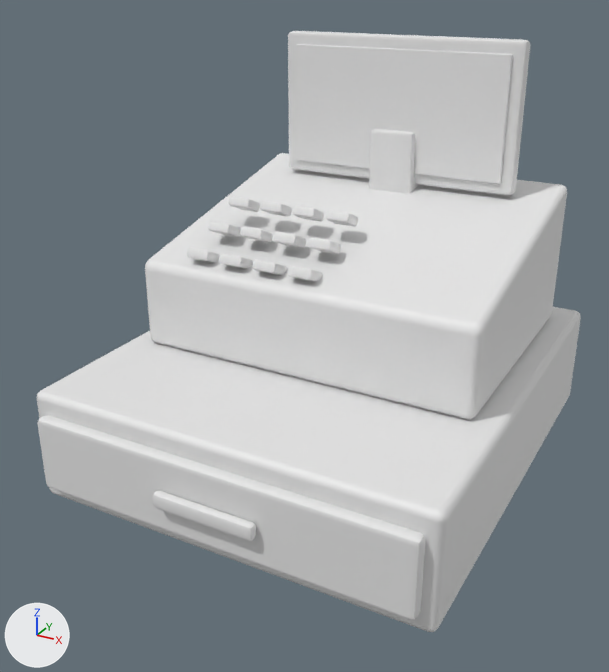
The FBX model Geode/Assets/GeodeEmpire/Models/Props/prop_register.fbx, before and after one commit.
Rendered twice from a camera (50 mm lens) standing at (0.282, -0.559, 0.377) and looking at (-0.009, -0.03, 0.112). The lights are fixed; the arrows at lower left show +X, +Y and +Z. The first picture is the older version. Where no turn or scale is listed for an object, it has been applied to the vertices.

Names of what the first picture shows: 'prop_register'.
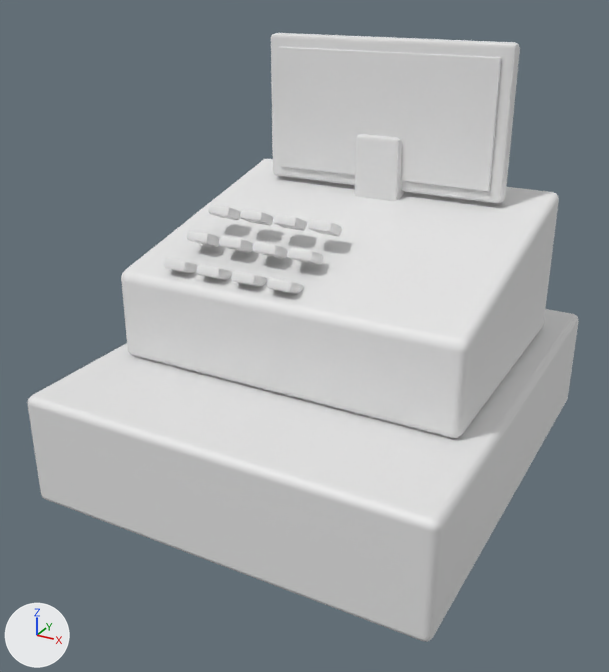
Changed parts and their boxes [x1, y1, x2, y2] in the pictures (609 x 672 px; the box of a moved part takes in the faces that stretch with it):
'prop_register', reshaped: before [37, 31, 581, 632]; after [28, 33, 579, 642]
part 1 of me_prop_register_mesh_001, moved or reshaped: before [37, 307, 581, 632]; after [28, 309, 579, 642]
part 2 of me_prop_register_mesh_001, moved or reshaped: before [145, 153, 567, 419]; after [121, 159, 559, 438]
part 3 of me_prop_register_mesh_001, moved or reshaped: before [187, 248, 220, 263]; after [164, 258, 198, 273]
part 4 of me_prop_register_mesh_001, moved or reshaped: before [208, 221, 241, 237]; after [187, 230, 220, 247]
part 5 of me_prop_register_mesh_001, moved or reshaped: before [228, 196, 260, 212]; after [208, 204, 241, 220]
part 6 of me_prop_register_mesh_001, moved or reshaped: before [219, 253, 253, 269]; after [197, 264, 232, 280]
part 7 of me_prop_register_mesh_001, moved or reshaped: before [240, 226, 273, 242]; after [219, 236, 253, 252]
part 8 of me_prop_register_mesh_001, moved or reshaped: before [260, 201, 292, 217]; after [240, 209, 273, 225]
part 9 of me_prop_register_mesh_001, moved or reshaped: before [253, 259, 287, 275]; after [231, 271, 267, 287]
part 10 of me_prop_register_mesh_001, moved or reshaped: before [273, 232, 306, 248]; after [253, 242, 288, 258]
part 11 of me_prop_register_mesh_001, moved or reshaped: before [292, 205, 324, 222]; after [273, 214, 307, 231]
part 12 of me_prop_register_mesh_001, moved or reshaped: before [288, 266, 322, 282]; after [267, 278, 303, 294]
part 13 of me_prop_register_mesh_001, moved or reshaped: before [307, 237, 341, 254]; after [288, 247, 323, 265]
part 14 of me_prop_register_mesh_001, moved or reshaped: before [326, 210, 358, 227]; after [308, 219, 342, 236]
part 15 of me_prop_register_mesh_001, moved or reshaped: before [288, 31, 531, 195]; after [271, 33, 520, 203]
part 16 of me_prop_register_mesh_001, moved or reshaped: before [295, 44, 513, 184]; after [278, 47, 502, 191]
part 17 of me_prop_register_mesh_001, moved or reshaped: before [369, 129, 419, 194]; after [355, 134, 405, 201]
part 18 of me_prop_register_mesh_001, deleted: before [152, 491, 256, 541]
part 19 of me_prop_register_mesh_001, deleted: before [38, 415, 425, 620]

The edits, one by one:
me_prop_register_mesh_001 is used by ob_prop_register; location (0.0, 0.0, 0.0).
me_prop_register_mesh_001 had 1144 vertices, 1114 faces and spanned x -0.16..0.16, y -0.189..0.189, z 0.0..0.325.
me_prop_register_mesh_001 now has 1032 vertices, 1006 faces and spans x -0.16..0.16, y -0.18..0.18, z 0.0..0.325.
me_prop_register_mesh_001 part 1: the loose piece of 96 vertices spanning x -0.16..0.16, y -0.171..0.189, z 0.0..0.09 is moved by (0.0, -0.009, 0.0).
me_prop_register_mesh_001 part 2: the loose piece of 96 vertices spanning x -0.14..0.14, y -0.061..0.159, z 0.09..0.21 is moved by (0.0, -0.029, 0.0).
me_prop_register_mesh_001 part 3: the loose piece of 56 vertices spanning x -0.1..-0.08, y -0.055..-0.035, z 0.163..0.177 is moved by (0.0, -0.029, 0.0).
me_prop_register_mesh_001 part 4: the loose piece of 56 vertices spanning x -0.1..-0.08, y -0.025..-0.005, z 0.176..0.19 is moved by (0.0, -0.029, 0.0).
me_prop_register_mesh_001 part 5: the loose piece of 56 vertices spanning x -0.1..-0.08, y 0.005..0.025, z 0.19..0.204 is moved by (0.0, -0.029, 0.0).
me_prop_register_mesh_001 part 6: the loose piece of 56 vertices spanning x -0.07..-0.05, y -0.055..-0.035, z 0.163..0.177 is moved by (0.0, -0.029, 0.0).
me_prop_register_mesh_001 part 7: the loose piece of 56 vertices spanning x -0.07..-0.05, y -0.025..-0.005, z 0.176..0.19 is moved by (0.0, -0.029, 0.0).
me_prop_register_mesh_001 part 8: the loose piece of 56 vertices spanning x -0.07..-0.05, y 0.005..0.025, z 0.19..0.204 is moved by (0.0, -0.029, 0.0).
me_prop_register_mesh_001 part 9: the loose piece of 56 vertices spanning x -0.04..-0.02, y -0.055..-0.035, z 0.163..0.177 is moved by (0.0, -0.029, 0.0).
me_prop_register_mesh_001 part 10: the loose piece of 56 vertices spanning x -0.04..-0.02, y -0.025..-0.005, z 0.176..0.19 is moved by (0.0, -0.029, 0.0).
me_prop_register_mesh_001 part 11: the loose piece of 56 vertices spanning x -0.04..-0.02, y 0.005..0.025, z 0.19..0.204 is moved by (0.0, -0.029, 0.0).
me_prop_register_mesh_001 part 12: the loose piece of 56 vertices spanning x -0.01..0.01, y -0.055..-0.035, z 0.163..0.177 is moved by (0.0, -0.029, 0.0).
me_prop_register_mesh_001 part 13: the loose piece of 56 vertices spanning x -0.01..0.01, y -0.025..-0.005, z 0.176..0.19 is moved by (0.0, -0.029, 0.0).
me_prop_register_mesh_001 part 14: the loose piece of 56 vertices spanning x -0.01..0.01, y 0.005..0.025, z 0.19..0.204 is moved by (0.0, -0.029, 0.0).
me_prop_register_mesh_001 part 15: the loose piece of 56 vertices spanning x -0.105..0.105, y 0.112..0.126, z 0.205..0.325 is moved by (0.0, -0.029, 0.0).
me_prop_register_mesh_001 part 16: the loose piece of 56 vertices spanning x -0.095..0.095, y 0.11..0.113, z 0.215..0.315 is moved by (0.0, -0.029, 0.0).
me_prop_register_mesh_001 part 17: the loose piece of 56 vertices spanning x -0.02..0.02, y 0.104..0.134, z 0.19..0.25 is moved by (0.0, -0.029, 0.0).
me_prop_register_mesh_001 part 18: the loose piece of 56 vertices spanning x -0.04..0.04, y -0.189..-0.181, z 0.039..0.051 is deleted.
me_prop_register_mesh_001 part 19: the loose piece of 56 vertices spanning x -0.15..0.15, y -0.181..-0.169, z 0.015..0.075 is deleted.
